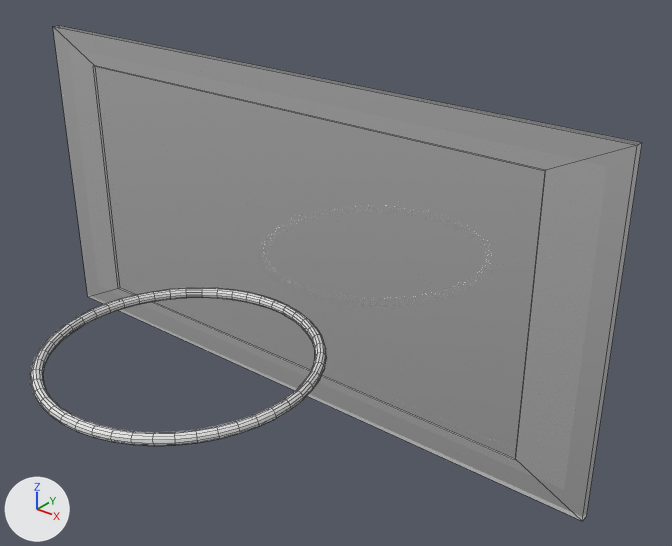
The Blender file Assets/Basketball/hoopfinal.blend: old version first, new version second.
One viewpoint serves both versions: a camera (50 mm lens) standing at (26.8, -29.8, 17.7) and looking at (4.8, -2.3, 0.7). The axes (+X, +Y, +Z) are drawn at lower left. The lights are the same throughout. Mesh edges are drawn as thin lines.
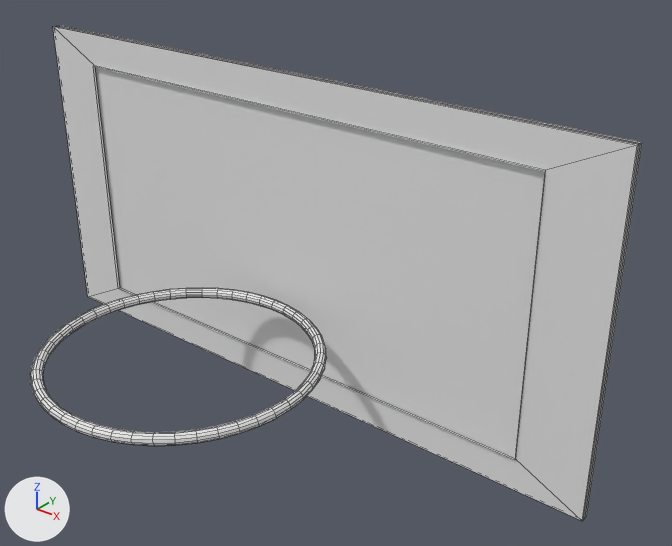
Where the newer file only moved an object's origin or applied its transform, the numbers keep the older frame.

Location of each change, [x1, y1, x2, y2] in pixels of the pictures (672 x 546 px):
'Cube', recoloured
    both: [53, 26, 642, 521]
'Torus.001', reshaped (106% wider, 211% taller)
    before: [31, 288, 327, 446]
    after: [31, 26, 641, 520]
part 1 of me_torus_001, added
    after: [56, 26, 641, 520]

Edits to the bpy script that builds the scene:
```text
Change me_cube_002:
    where me_cube_002.from_pydata(...)  # 20 vertices, 13 faces; spans x -16.0..16.0, y -0.3..0.2, z -8.0..8.0
    remove me_cube_002.materials.append(mat_material_001)
Change me_torus_001:
    where me_torus_001.from_pydata(...)  # 576 vertices, 576 faces; spans x -6.25..6.25, y -6.25..6.25, z -0.25..0.25
    used by ob_torus_001; location = (0.0, -6.96, -3.0)
    me_torus_001 part 1: a new loose piece, a box spanning x -16.0..16.0, y 6.86..7.05, z -5.0..11.0
```
